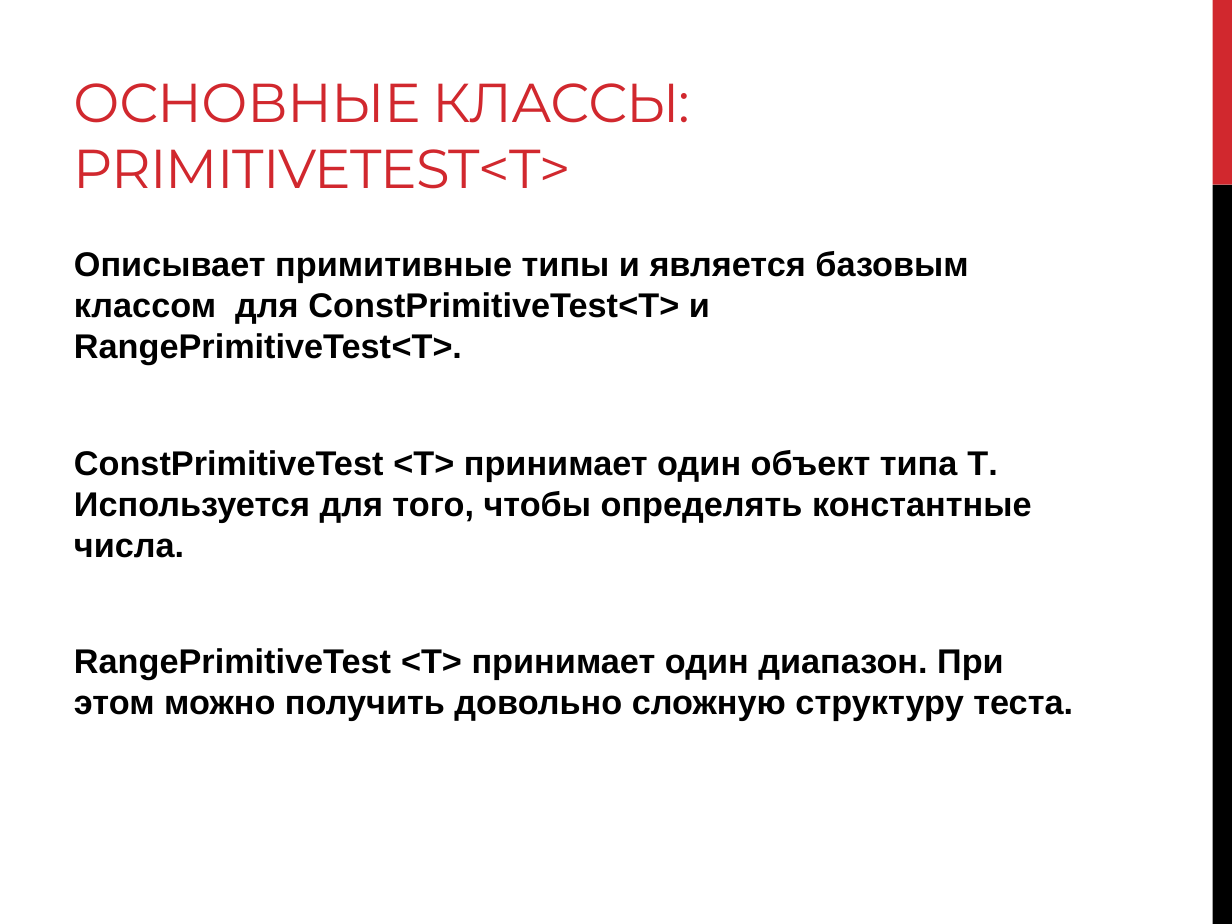
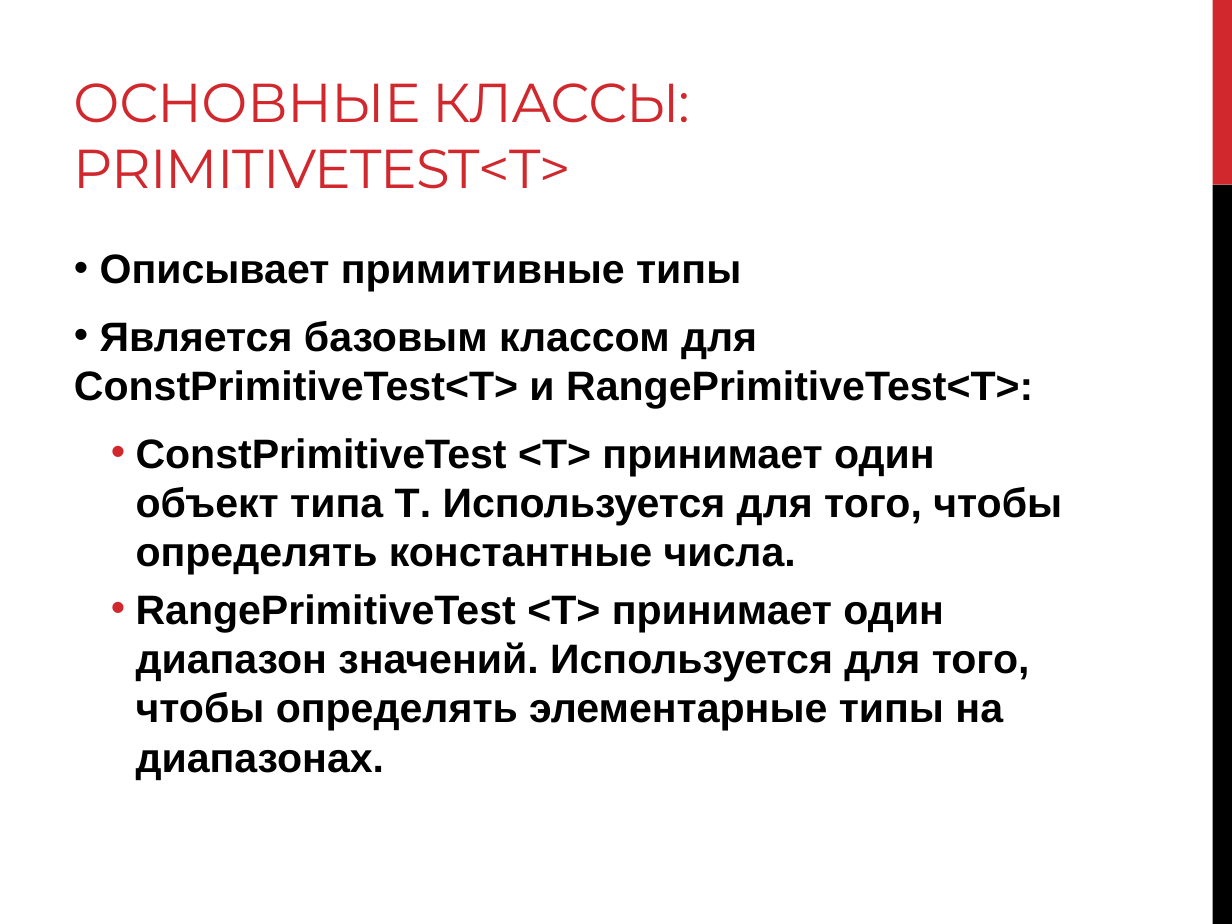
Before and after one commit to levonoganesyan/TestMaker, a slide deck: slide 10 of diploma_work_materials/Diploma_slides.pptx. Drawn at 1232x924 pixels with LibreOffice and Linux fonts; fonts in the diff are those of the drawing. Boxes give left, top, right and bottom in pixels: in the first picture for what was removed or moved away, otherwise in the second. Text is boxed around its words. In the diff, an @@ line names an element or a change of style, - is before the commit and + after.

```diff
--- a/diploma_work_materials/Diploma_slides.pptx
+++ b/diploma_work_materials/Diploma_slides.pptx
@@ text at [74,254,1033,408]: text changed; size 20 to 24 pt @@
-Описывает примитивные типы и является базовым классом для ConstPrimitiveTest<T> и RangePrimitiveTest<T>.
+• Описывает примитивные типы
+• Является базовым классом для ConstPrimitiveTest<T> и RangePrimitiveTest<T>:
@@ text at [136,438,1062,575]: size 20 to 24 pt in "ConstPrimitiveTest <T> принимает один объект типа T. ..."; bullet none to •; list level 1 to 2 in "ConstPrimitiveTest <T> принимает один объект ..." @@
@@ text at [136,594,1030,780]: text changed; size 20 to 24 pt @@
-RangePrimitiveTest <T> принимает один диапазон. При этом можно получить довольно сложную структуру теста.
+  • RangePrimitiveTest <T> принимает один диапазон значений. Используется для того, чтобы определять элементарные типы на диапазонах.
```
Also in this commit, not shown: 14 other slides changed.
